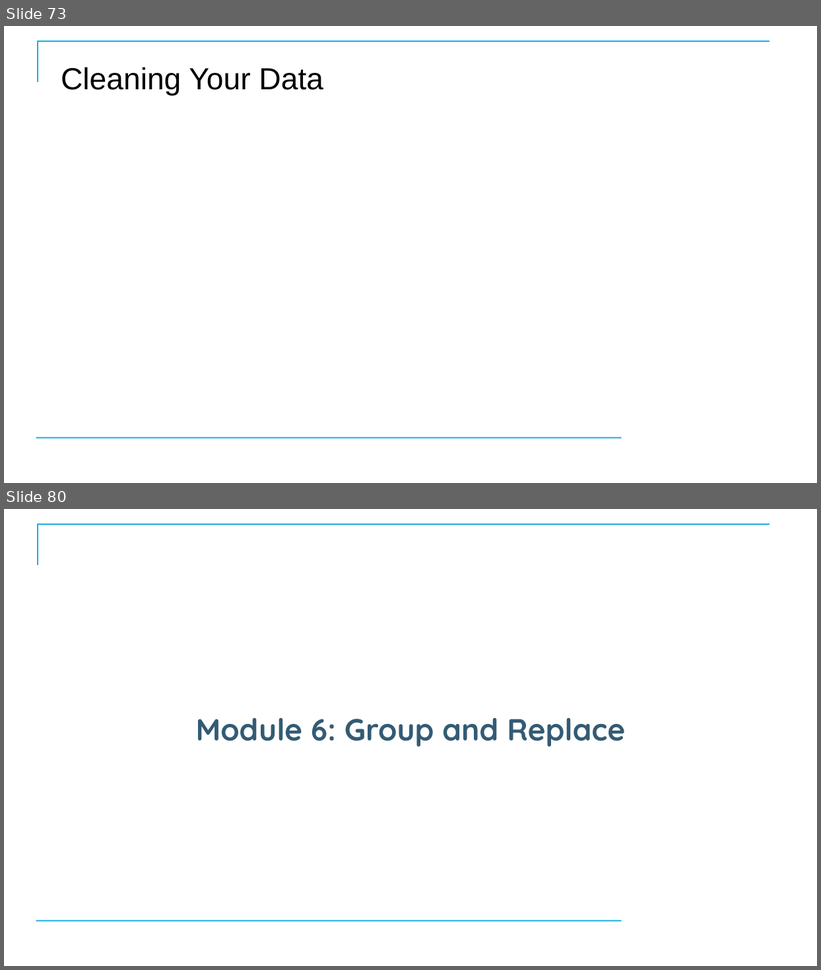
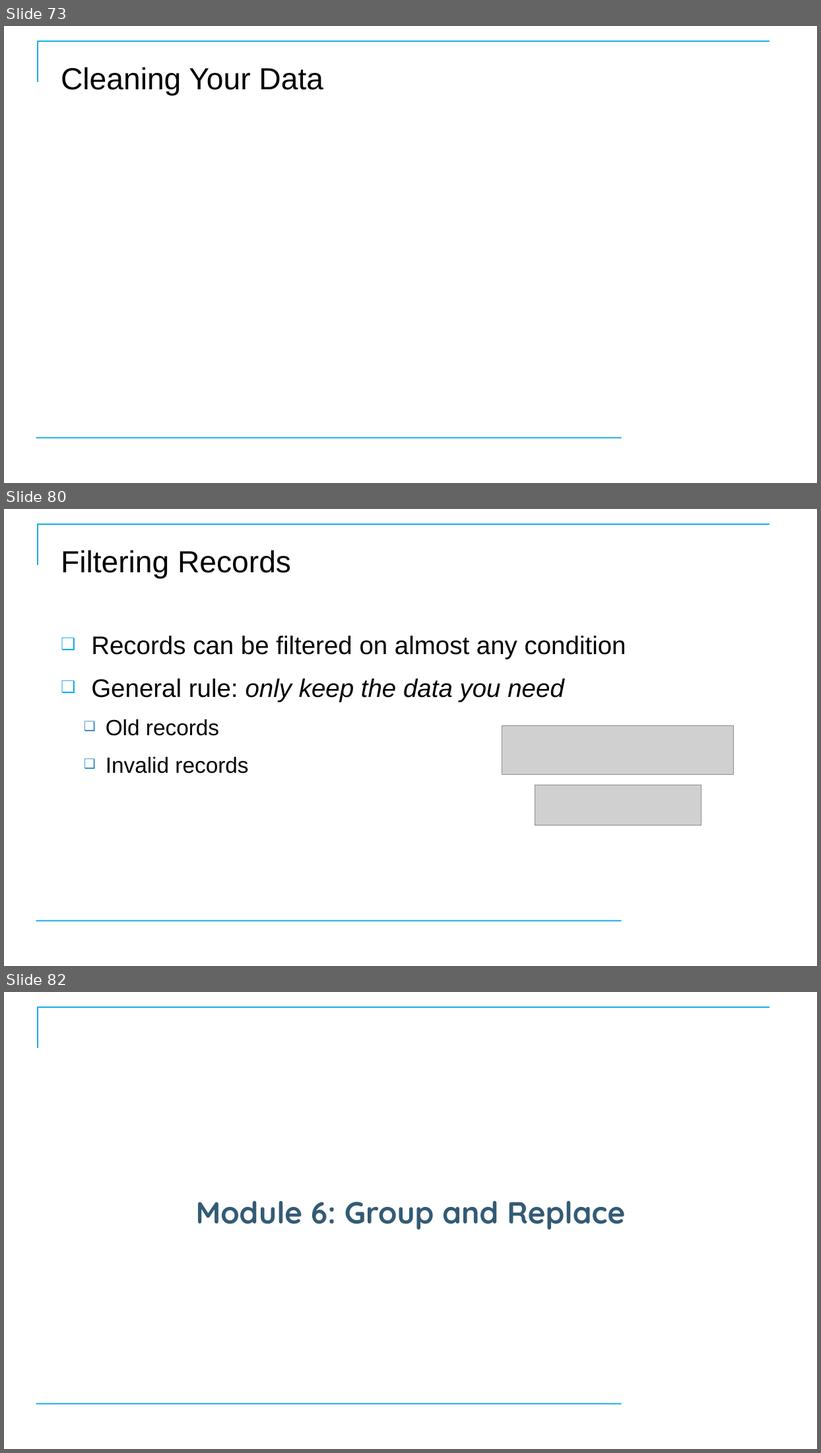
Before and after one commit to CostelloTechnicalConsulting/XTBP10---Tableau-Prep-Introduction, a slide deck: ppt/TableauPrepBuilderIntroV1_1.pptx. Shown one above the other, each under a label of ours: slides 73 and 80 before the commit, slides 73, 80 and 82 after it; the slides between them are not shown. The pictures are 821x970 and 821x1453 pixels, drawn with LibreOffice and Linux fonts; fonts in the diff are those of the drawing; grey boxes stand for pictures; background and template pictures are left out. Boxes give left, top, right and bottom in pixels: in the first picture for what was removed or moved away, otherwise in the second. Text is boxed around its words. In the diff, an @@ line names an element or a change of style, - is before the commit and + after.

```diff
--- a/ppt/TableauPrepBuilderIntroV1_1.pptx
+++ b/ppt/TableauPrepBuilderIntroV1_1.pptx
@@ slide 80 added at [4,509,817,966], background #FFFFFF; not listed: 2 template elements that a slide beside it also shows @@
@@ title added at [61,550,291,579], 36 pt, text #000000 @@
+Filtering Records
@@ text added at [91,636,626,774], 30 pt, text #000000 @@
+❑ Records can be filtered on almost any condition
+❑ General rule: only keep the data you need
+  ❑ Old records
+  ❑ Invalid records
@@ picture added at [502,726,734,775] @@
@@ picture added at [535,786,701,826] @@
@@ what was slide 80 is now slide 82 @@
```
Also in this commit, not shown: 7 slides changed, 7 other slides added, 4 slides removed, 3 other files.
